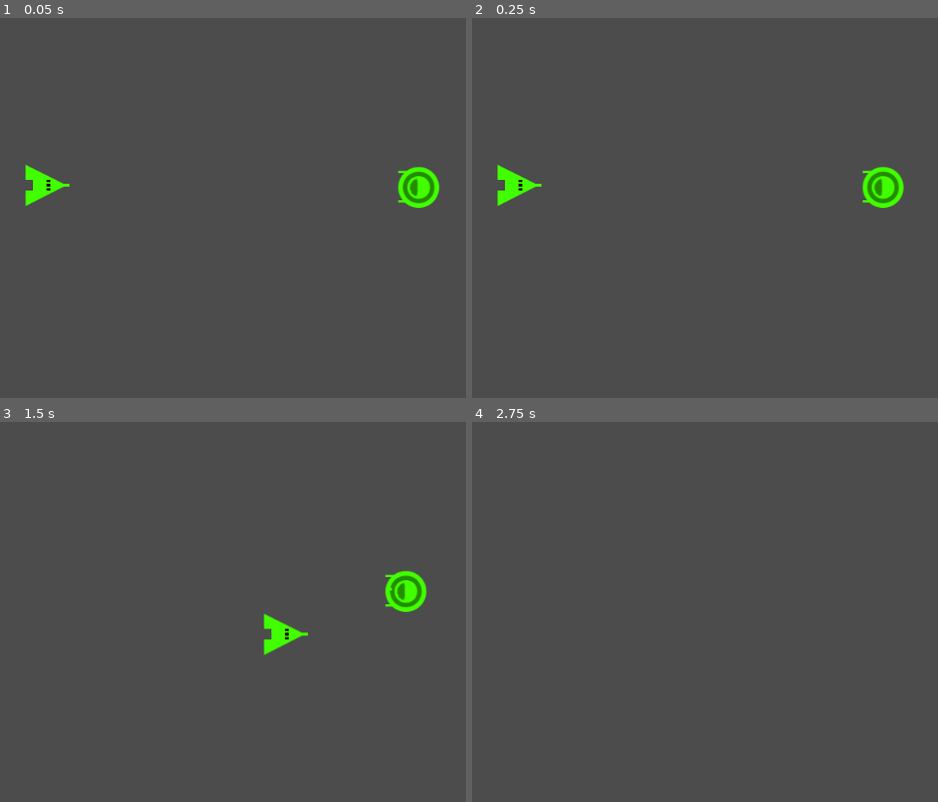
Above: before the commit, frames 1-4 (two rows, left to right).
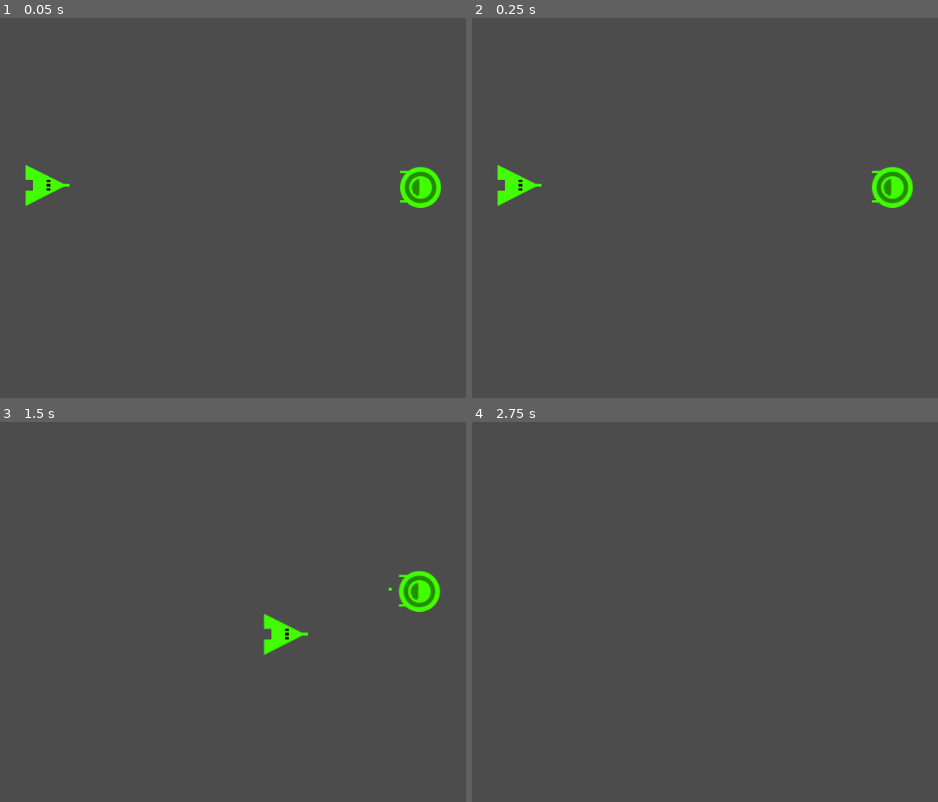
Above: after the commit, the same moments.

Repository: FreeDelete-Software/learn2shmup
Game: Godot game, scene res://levels/level0/level0.tscn
Same seed, same stepped clock (60 frames per second), same inputs: the game is played once before the commit and once after it.
Inputs:
- Up to frame 1 (0.05 s): no input
- Up to frame 2 (0.25 s): no input
- Up to frame 3 (1.5 s): hold Right (ui_right) 0.53-1.28 s; tap Space (ui_select) at 0.77 s; hold Down (ui_down) from 1.28 s (still down)
- Up to frame 4 (2.75 s): tap Space (ui_select) at 1.52 s; release Down (ui_down) at 2.03 s; hold Right (ui_right) from 2.03 s (still down)

The runs differ from the first frame. In frame 1, 0.4% of the frame differs, in the area x 85-95%, y 39-50%; in frame 2, 0.8%; in frame 3, 1.0%, in the area x 82-95%, y 39-50%; in frame 4, nothing differs.

Commit message:
added death

Diff:
--- a/Enemy/enemy.gd
+++ b/Enemy/enemy.gd
@@ -23,7 +23,10 @@
 func _physics_process(delta):
 	var velocity = Vector2.ZERO
 	velocity.x -= 1
-	move_and_slide(velocity * speed)
+	var collision = move_and_collide(velocity * delta)
+	if collision:
+		collision.collider.queue_free()
+		queue_free()
 
 
 #		emit_signal("shoot", _bullet, self.position)
--- a/bullet/bullet.tscn
+++ b/bullet/bullet.tscn
@@ -6,7 +6,7 @@
 [sub_resource type="RectangleShape2D" id=1]
 extents = Vector2( 2, 2 )
 
-[node name="KinematicBody2D" type="KinematicBody2D"]
+[node name="bullet" type="KinematicBody2D"]
 script = ExtResource( 2 )
 
 [node name="Sprite" type="Sprite" parent="."]
--- a/levels/level0/level0.gd
+++ b/levels/level0/level0.gd
@@ -16,3 +16,8 @@
 	#b.rotation = direction
 	b.position = location
 	b.velocity.x += 500
+
+
+
+#func _on_enemy_body_entered(body):
+	#if
--- a/levels/level0/level0.tscn
+++ b/levels/level0/level0.tscn
@@ -14,3 +14,4 @@
 position = Vector2( 964, 260 )
 
 [connection signal="shoot" from="KinematicBody2D" to="." method="_on_Player_shoot"]
+[connection signal="body_entered" from="enemy" to="." method="_on_enemy_body_entered"]
